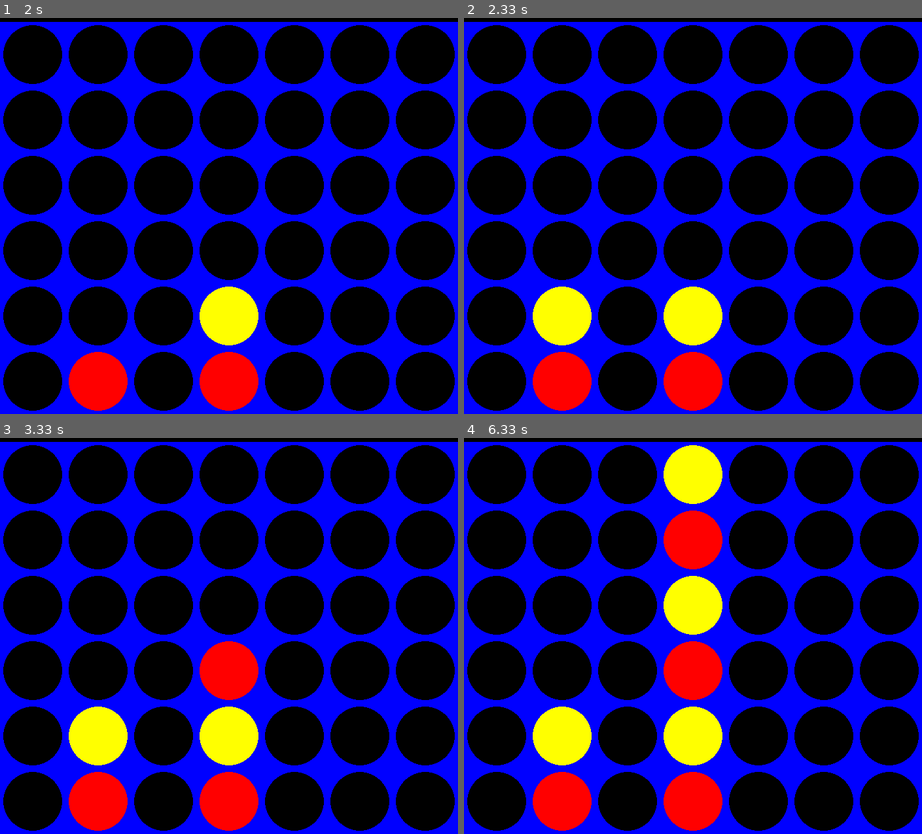
Above: before the commit, frames 1-4 (two rows, left to right).
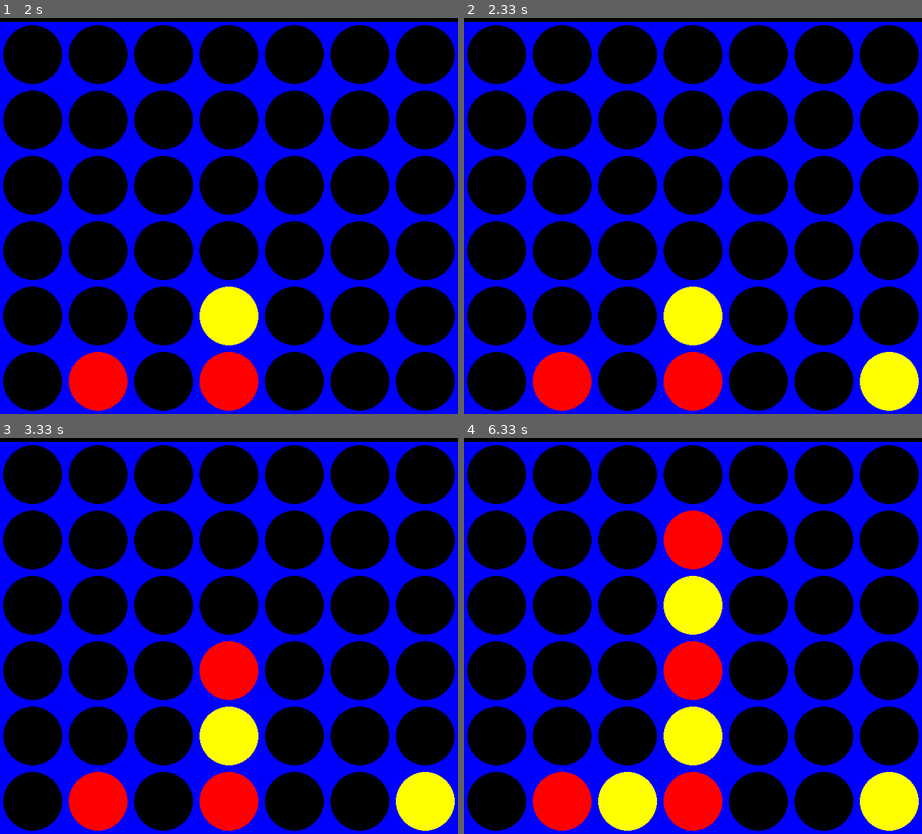
Above: after the commit, the same moments.

Repository: Jethet/python-games
Game: pygame game, started from connect-four/connect.py
Same seed, same stepped clock (60 frames per second), same inputs: the game is played once before the commit and once after it.
Inputs (mouse positions are in pixels of both pictures, inside the frame that each line leads up to):
- Up to frame 1 (2 s): click (229, 184) at 0.38 s; click (233, 216) at 0.83 s; move the mouse to (87, 117) at 1.13 s; click (87, 117) at 1.42 s; move the mouse to (398, 346) at 1.83 s
- Up to frame 2 (2.33 s): click (862, 346) at 2.18 s
- Up to frame 3 (3.33 s): move the mouse to (238, 449) at 2.67 s; click (238, 449) at 3.07 s
- Up to frame 4 (6.33 s): move the mouse to (670, 723) at 3.6 s; click (670, 723) at 4.05 s; move the mouse to (679, 529) at 4.63 s; click (679, 529) at 5.1 s; move the mouse to (628, 509) at 5.7 s; click (628, 509) at 6.18 s

Frame 1 is identical in both runs. In frame 2, 3.0% of the frame differs, in the area x 15-100%, y 67-100%; in frame 3, 3.0%; in frame 4, 6.0%, in the area x 15-100%, y 1-100%.

Commit message:
Fix error with skipping columns

Diff:
--- a/connect-four/connect.py
+++ b/connect-four/connect.py
@@ -111,9 +111,8 @@
             game_over = True
 
       else:
-        if turn == 0:
-          posx = event.pos[0]
-          col = int(math.floor(posx/SQUARESIZE))
+        posx = event.pos[0]
+        col = int(math.floor(posx/SQUARESIZE))
 
         if is_valid_location(board, col):
           row = get_next_open_row(board, col)
